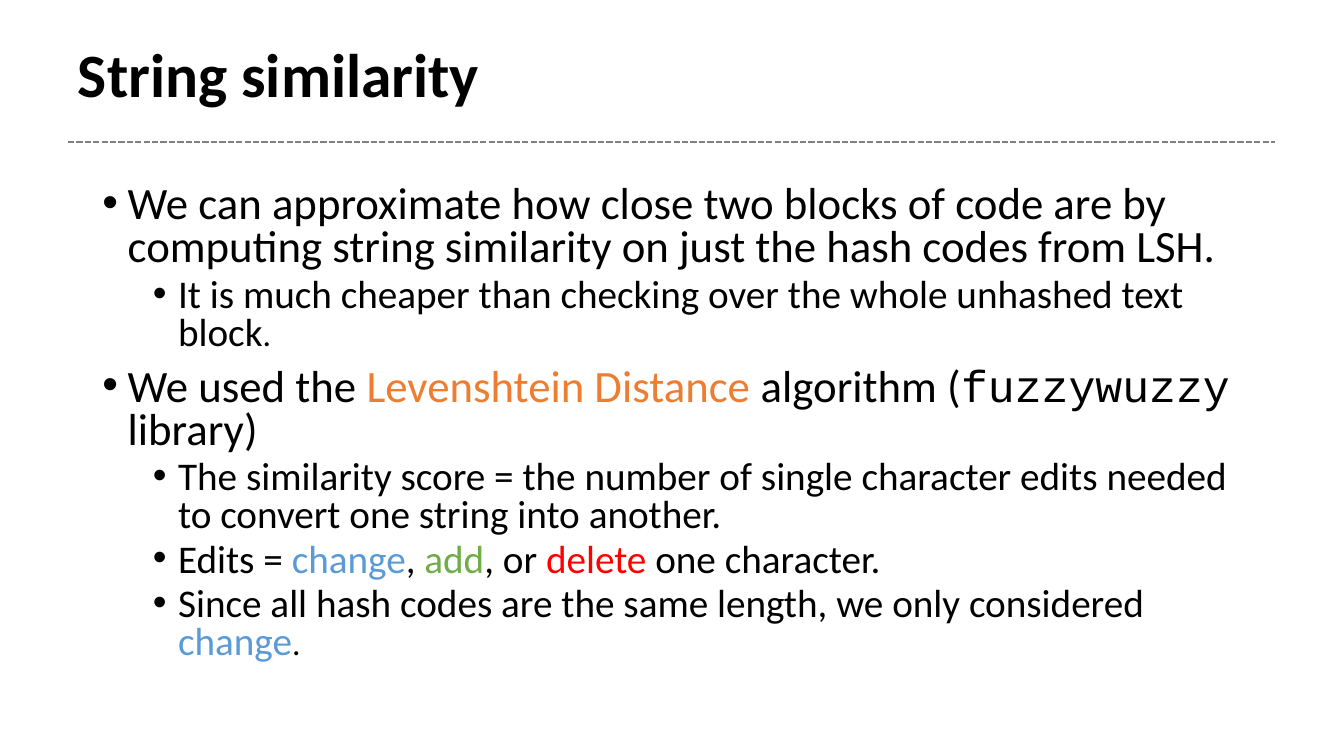
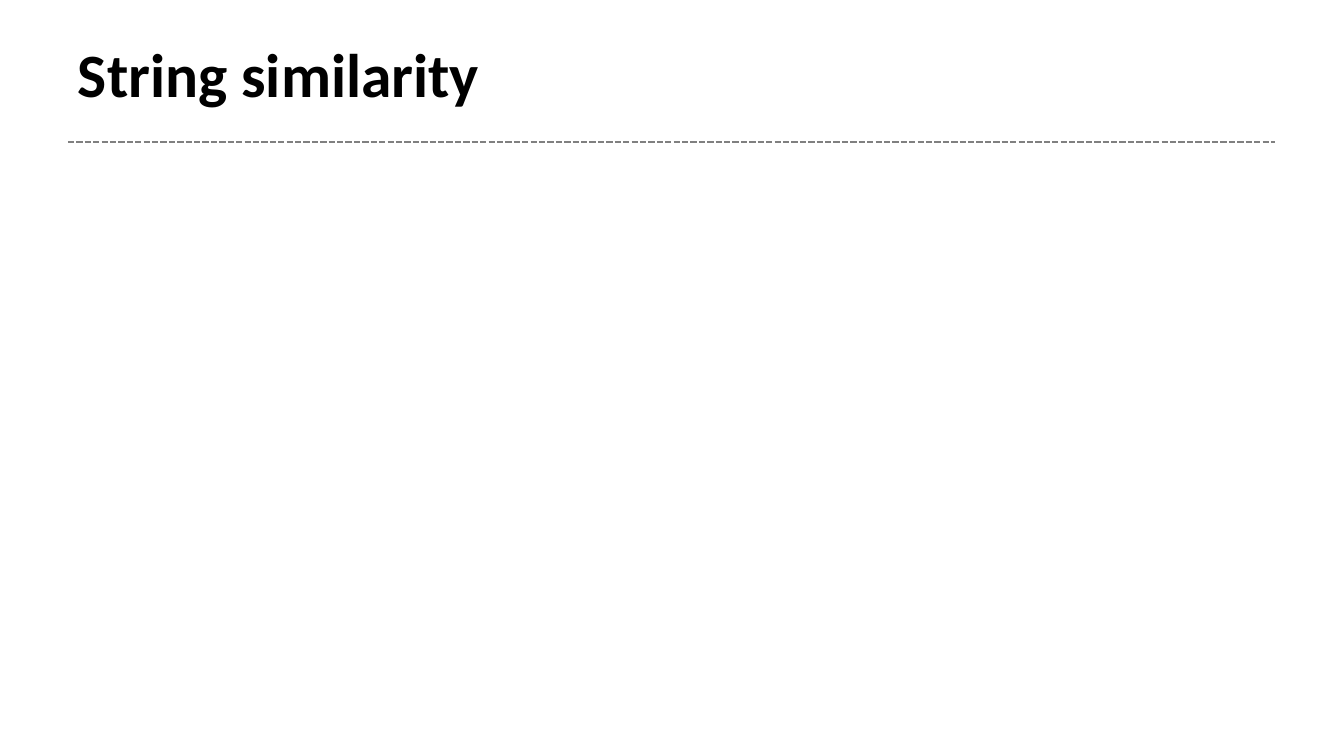
Before and after one commit to Tetricz/CodeCloneDetector, a slide deck: slide 7 of presentation.pptx. Drawn at 1344x756 pixels with LibreOffice and Linux fonts; fonts in the diff are those of the drawing; grey boxes stand for pictures. Boxes give left, top, right and bottom in pixels: in the first picture for what was removed or moved away, otherwise in the second. Text is boxed around its words. In the diff, an @@ line names an element or a change of style, - is before the commit and + after.

```diff
--- a/presentation.pptx
+++ b/presentation.pptx
@@ text removed at bbox=[128, 188, 1230, 662] @@
-• We can approximate how close two blocks of code are by computing string similarity on just the hash codes from LSH.
-  • It is much cheaper than checking over the whole unhashed text block.
-• We used the Levenshtein Distance algorithm (fuzzywuzzy library)
-  • The similarity score = the number of single character edits needed to convert one string into another.
-  • Edits = change, add, or delete one character.
-  • Since all hash codes are the same length, we only considered change.
```
